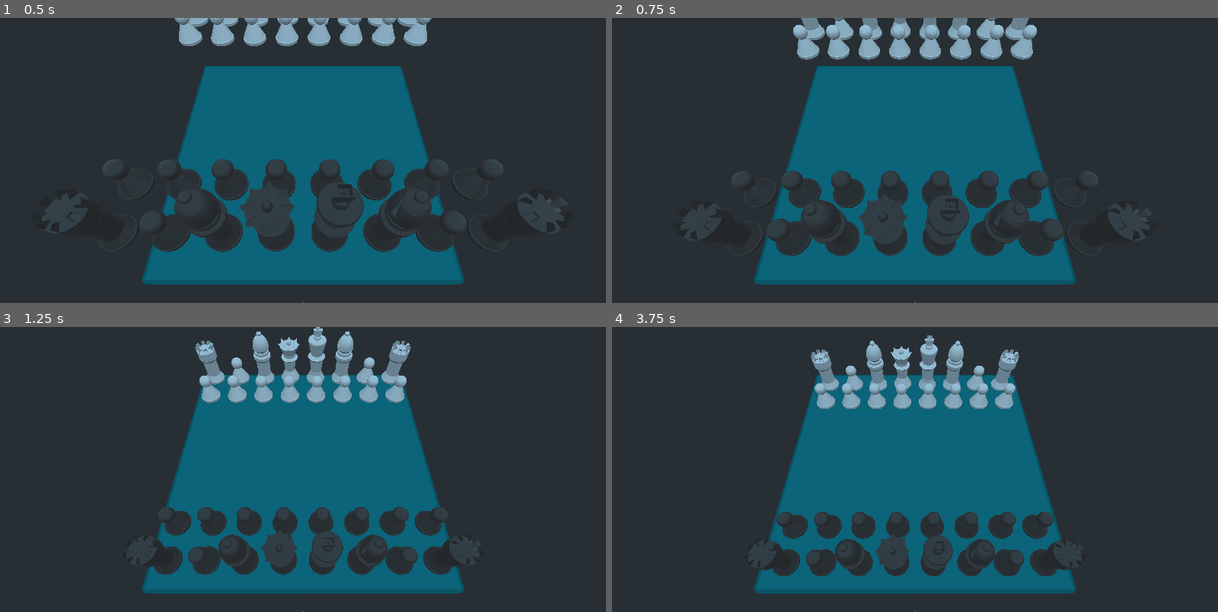
Above: before the commit, frames 1-4 (two rows, left to right).
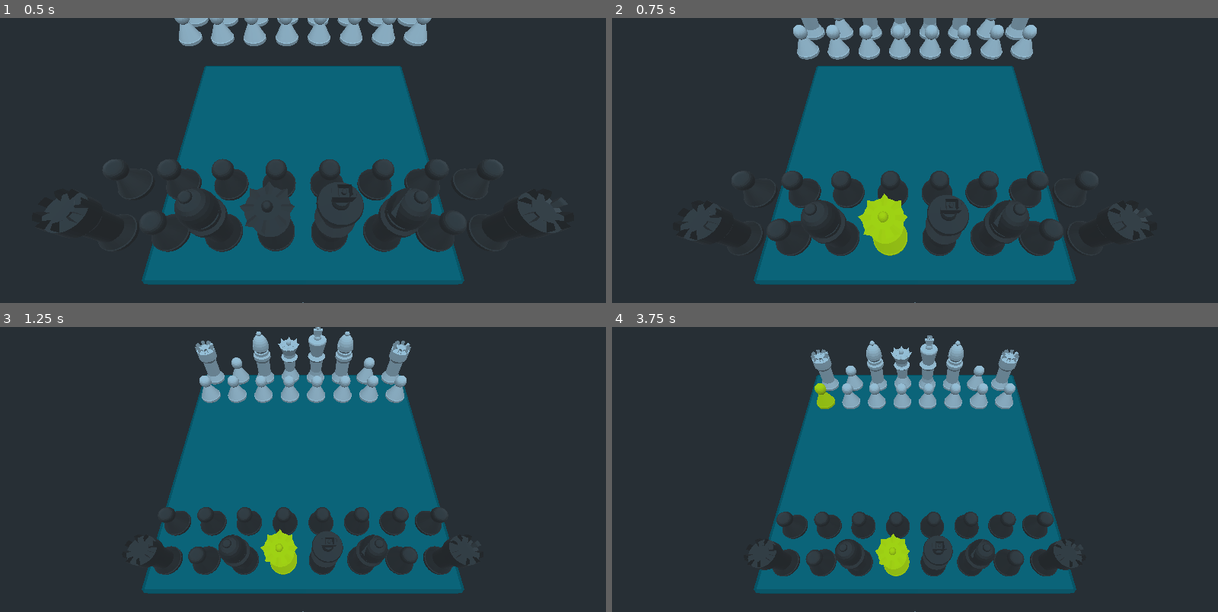
Above: after the commit, the same moments.

Repository: Majsek/Chess
Game: Godot game, scene res://Scenes/Main.tscn
Same seed, same stepped clock (60 frames per second), same inputs: the game is played once before the commit and once after it.
Inputs (mouse positions are in pixels of both pictures, inside the frame that each line leads up to):
- Up to frame 1 (0.5 s): no input
- Up to frame 2 (0.75 s): move the mouse to (884, 217) at 0.52 s; click (884, 217) at 0.67 s
- Up to frame 3 (1.25 s): no input
- Up to frame 4 (3.75 s): move the mouse to (1096, 512) at 1.27 s; click (1096, 512) at 1.42 s; tap Enter at 2, 3.5 s; move the mouse to (733, 426) at 2.02 s; click (733, 426) at 2.17 s; tap Space at 2.75 s; move the mouse to (945, 469) at 2.77 s; click (945, 469) at 2.92 s; move the mouse to (824, 398) at 3.52 s; click (824, 398) at 3.67 s

Frame 1 is identical in both runs. In frame 2, 1.2% of the frame differs, in the area x 40-49%, y 61-84%; in frame 3, 0.6%; in frame 4, 0.8%.

Commit message:
OnClick funkce

Diff:
--- /dev/null
+++ b/Materials/selected_material.tres
@@ -0,0 +1,4 @@
+[gd_resource type="SpatialMaterial" format=2]
+
+[resource]
+albedo_color = Color( 0.968627, 1, 0, 1 )
--- a/Scenes/Bishop.tscn
+++ b/Scenes/Bishop.tscn
@@ -18,3 +18,4 @@
 [node name="CollisionShape" type="CollisionShape" parent="RigidBody"]
 transform = Transform( 1, 0, 0, 0, -4.37114e-08, 1, 0, -1, -4.37114e-08, 0, 0, 0 )
 shape = SubResource( 1 )
+[connection signal="input_event" from="RigidBody" to="." method="_on_RigidBody_input_event"]
--- a/Scenes/King.tscn
+++ b/Scenes/King.tscn
@@ -18,3 +18,4 @@
 [node name="CollisionShape" type="CollisionShape" parent="RigidBody"]
 transform = Transform( 1, 0, 0, 0, -4.37114e-08, 1, 0, -1, -4.37114e-08, 0, 0, 0 )
 shape = SubResource( 1 )
+[connection signal="input_event" from="RigidBody" to="." method="_on_RigidBody_input_event"]
--- a/Scenes/Knight.tscn
+++ b/Scenes/Knight.tscn
@@ -18,3 +18,4 @@
 [node name="CollisionShape" type="CollisionShape" parent="RigidBody"]
 transform = Transform( 1, 0, 0, 0, -4.37114e-08, 1, 0, -1, -4.37114e-08, 0, 0, 0 )
 shape = SubResource( 1 )
+[connection signal="input_event" from="RigidBody" to="." method="_on_RigidBody_input_event"]
--- a/Scenes/Pawn.tscn
+++ b/Scenes/Pawn.tscn
@@ -18,3 +18,4 @@
 [node name="CollisionShape" type="CollisionShape" parent="RigidBody"]
 transform = Transform( 1, 0, 0, 0, -4.37114e-08, 1, 0, -1, -4.37114e-08, 0, 0, 0 )
 shape = SubResource( 1 )
+[connection signal="input_event" from="RigidBody" to="." method="_on_RigidBody_input_event"]
--- a/Scenes/Queen.tscn
+++ b/Scenes/Queen.tscn
@@ -18,3 +18,4 @@
 [node name="CollisionShape" type="CollisionShape" parent="RigidBody"]
 transform = Transform( 1, 0, 0, 0, -4.37114e-08, 1, 0, -1, -4.37114e-08, 0, 0, 0 )
 shape = SubResource( 1 )
+[connection signal="input_event" from="RigidBody" to="." method="_on_RigidBody_input_event"]
--- a/Scenes/Rook.tscn
+++ b/Scenes/Rook.tscn
@@ -18,3 +18,4 @@
 [node name="CollisionShape" type="CollisionShape" parent="RigidBody"]
 transform = Transform( 1, 0, 0, 0, -4.37114e-08, 1, 0, -1, -4.37114e-08, 0, 0, 0 )
 shape = SubResource( 1 )
+[connection signal="input_event" from="RigidBody" to="." method="_on_RigidBody_input_event"]
--- a/Scripts/Figure.gd
+++ b/Scripts/Figure.gd
@@ -1,6 +1,7 @@
 extends Spatial
 
 var color_
+var selected_
 # Declare member variables here. Examples:
 # var a: int = 2
 # var b: String = "text"
@@ -23,3 +24,23 @@
 		$RigidBody/MeshInstance.set_surface_material(0, preload("res://Materials/white_material.tres"))
 func getColor():
 	return color_
+
+func select(selected):
+	selected_ = selected
+	if selected == true:
+		$RigidBody/MeshInstance.set_surface_material(0, preload("res://Materials/selected_material.tres"))
+	else:
+		init(getColor())
+
+func _on_RigidBody_input_event(camera: Node, event: InputEvent, click_position: Vector3, click_normal: Vector3, shape_idx: int) -> void:
+	if event.is_pressed():
+		var name = get_name()
+		var instance = get_instance_id()
+		var spatial = get_parent_spatial()
+		print(name)
+		print(instance)
+		print(spatial)
+#		set_translation(Vector3(3-10.5,10,3-10.5))
+		print (color_)
+		select(true)
+		print(selected_)
